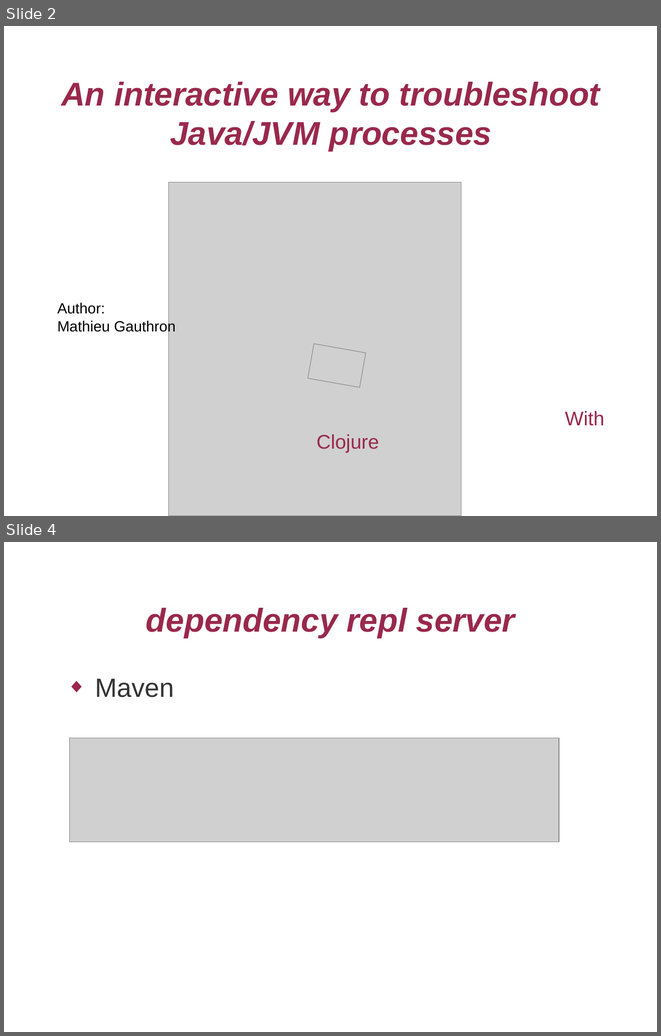
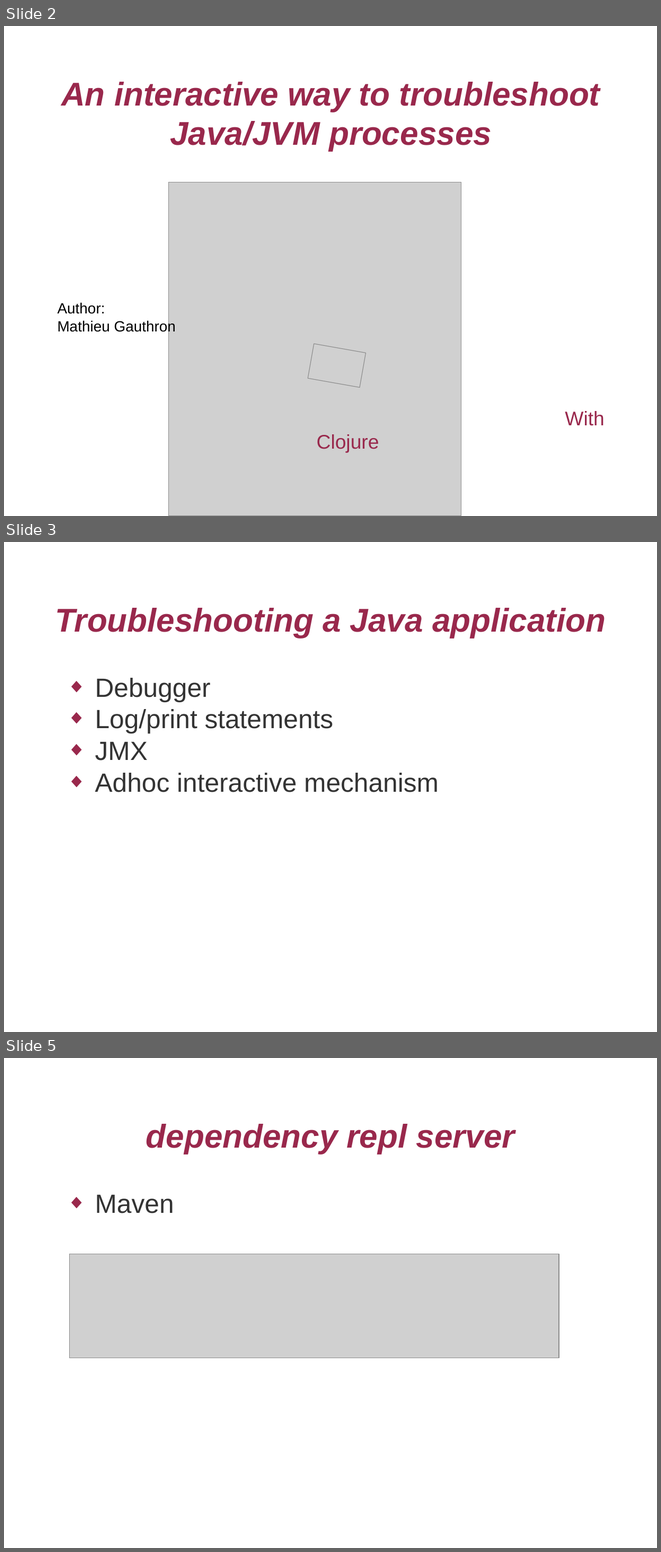
Before and after one commit to matlux/jvm-breakglass, a slide deck: presentation/skillsmatter_nreplboot_pres.odp. Shown one above the other, each under a label of ours: slides 2 and 4 before the commit, slides 2, 3 and 5 after it; the slides between them are not shown. The pictures are 661x1036 and 661x1552 pixels, drawn with LibreOffice and Linux fonts; fonts in the diff are those of the drawing; grey boxes stand for pictures. Boxes give left, top, right and bottom in pixels: in the first picture for what was removed or moved away, otherwise in the second. Text is boxed around its words. In the diff, an @@ line names an element or a change of style, - is before the commit and + after.

```diff
--- a/presentation/skillsmatter_nreplboot_pres.odp
+++ b/presentation/skillsmatter_nreplboot_pres.odp
@@ slide 3 added at [4, 542, 657, 1032], background #FFFFFF @@
@@ title added at [55, 608, 606, 637], 40 pt, text #99284C, bold, italic @@
+Troubleshooting a Java application
@@ text added at [95, 678, 439, 792], 32 pt, text #333333 @@
+◆ Debugger
+◆ Log/print statements
+◆ JMX
+◆ Adhoc interactive mechanism
@@ what was slide 4 is now slide 5 @@
```
Also in this commit, not shown: 2 slides changed, 1 other slide added, 1 other file.
